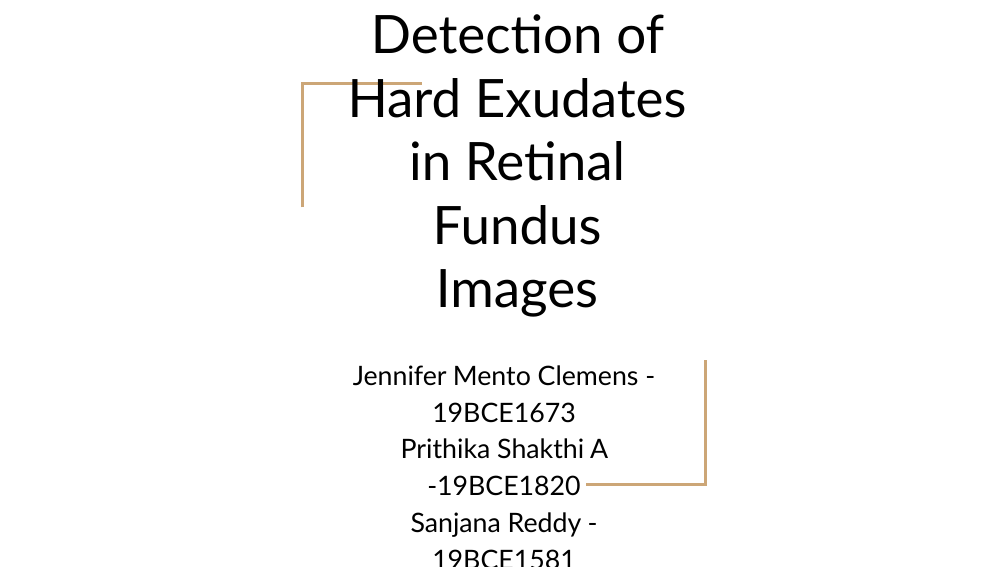
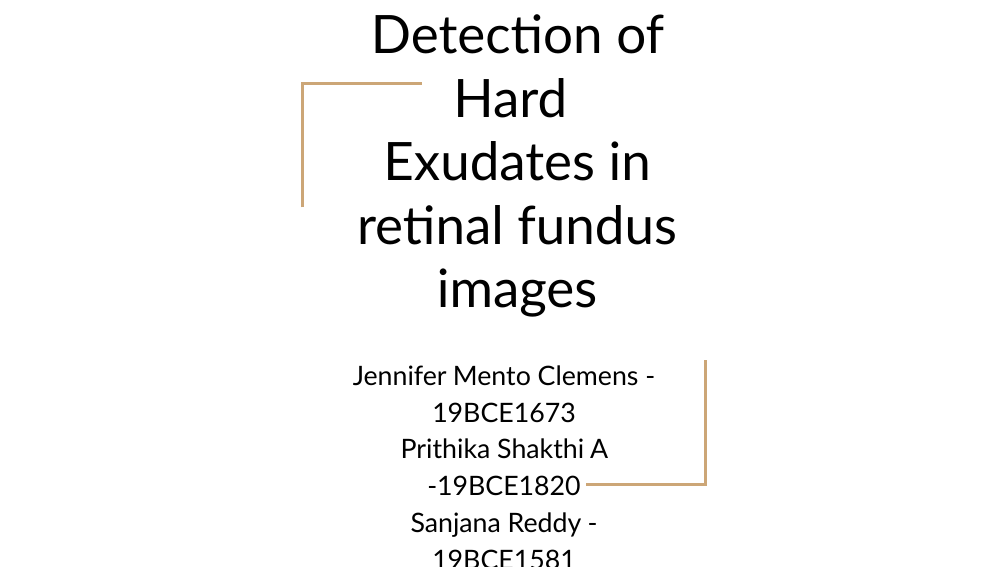
Before and after one commit to Sannjannaa/Detection-of-Diabetic-Retinopathy-using-Fundus-Images, a slide deck: slide 1 of PPT.pptx. Drawn at 1008x567 pixels with LibreOffice and Linux fonts; fonts in the diff are those of the drawing. Boxes give left, top, right and bottom in pixels: in the first picture for what was removed or moved away, otherwise in the second. Text is boxed around its words. In the diff, an @@ line names an element or a change of style, - is before the commit and + after.

```diff
--- a/PPT.pptx
+++ b/PPT.pptx
@@ title at box(357, 14, 677, 317): text changed @@
-Automatic Detection of Hard Exudates in Retinal Fundus Images
+Detection of Hard
+Exudates in retinal fundus images
```
Also in this commit, not shown: 9 other files.
